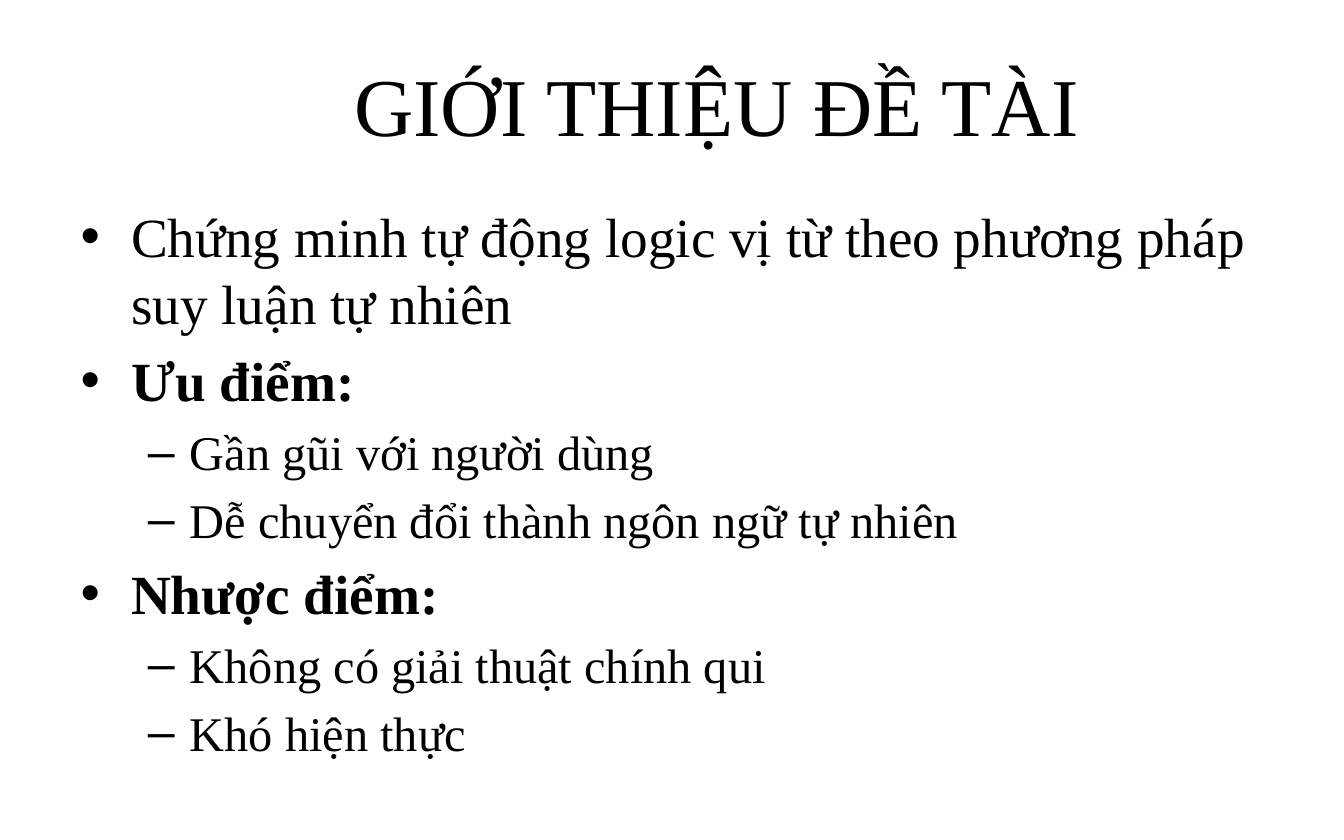
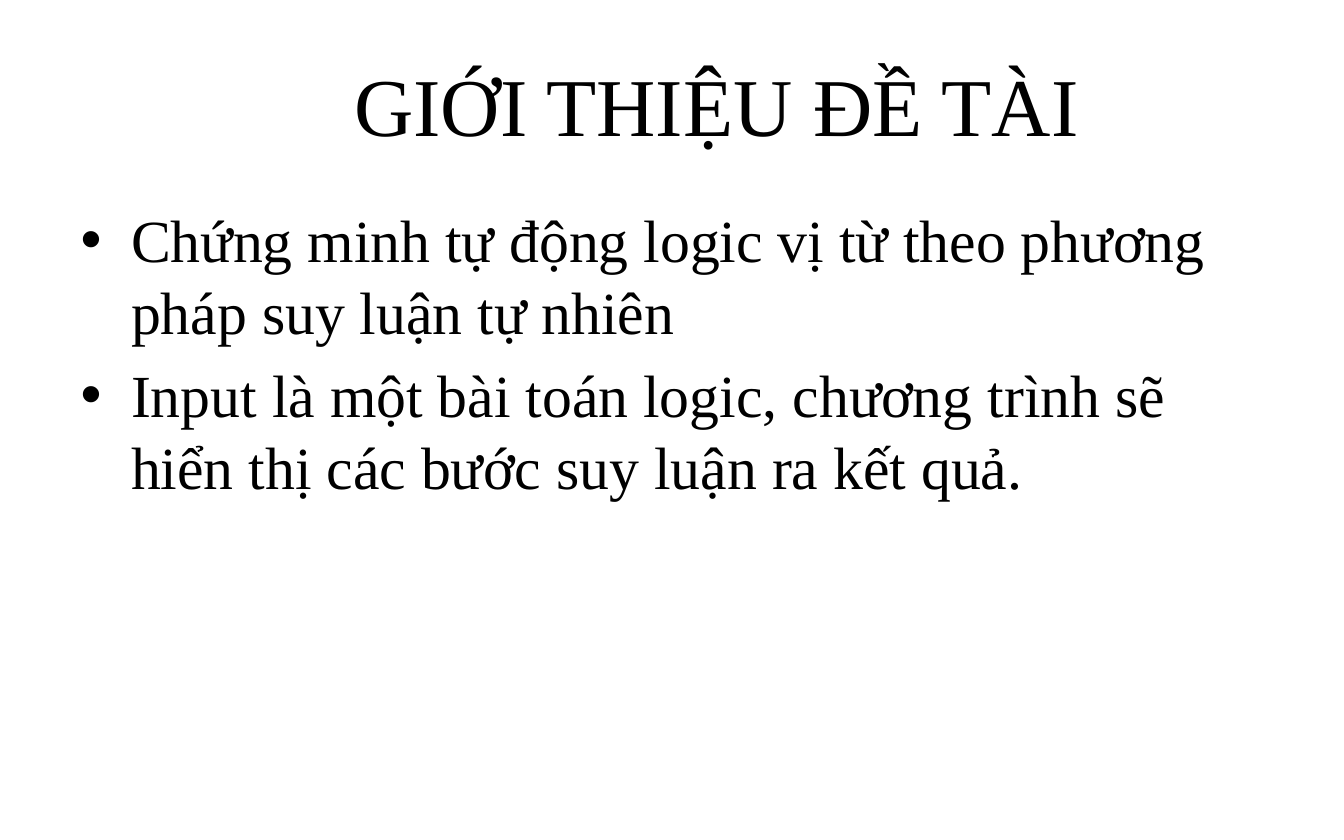
Before and after one commit to giang-rocker/logic, a slide deck: slide 4 of Report/SUY LUẬN TỰ NHIÊN.pptx. Drawn at 1344x840 pixels with LibreOffice and Linux fonts; fonts in the diff are those of the drawing. Boxes give left, top, right and bottom in pixels: in the first picture for what was removed or moved away, otherwise in the second. Text is boxed around its words. In the diff, an @@ line names an element or a change of style, - is before the commit and + after.

```diff
--- a/Report/SUY LUẬN TỰ NHIÊN.pptx
+++ b/Report/SUY LUẬN TỰ NHIÊN.pptx
@@ text at <box>131,220,1204,345</box>: size 29.6 to 32 pt in "Chứng minh tự động logic vị từ ..." @@
@@ text at <box>131,375,1165,500</box>: text changed; size 25.9 to 32 pt @@
-• Ưu điểm:
-  – Gần gũi với người dùng
-  – Dễ chuyển đổi thành ngôn ngữ tự nhiên
-• Nhược điểm:
-  – Không có giải thuật chính qui
-  – Khó hiện thực
+• Input là một bài toán logic, chương trình sẽ hiển thị các bước suy luận ra kết quả.
```
Also in this commit, not shown: 1 other slide changed, 1 slide added, 1 slide removed, 5 other files.
